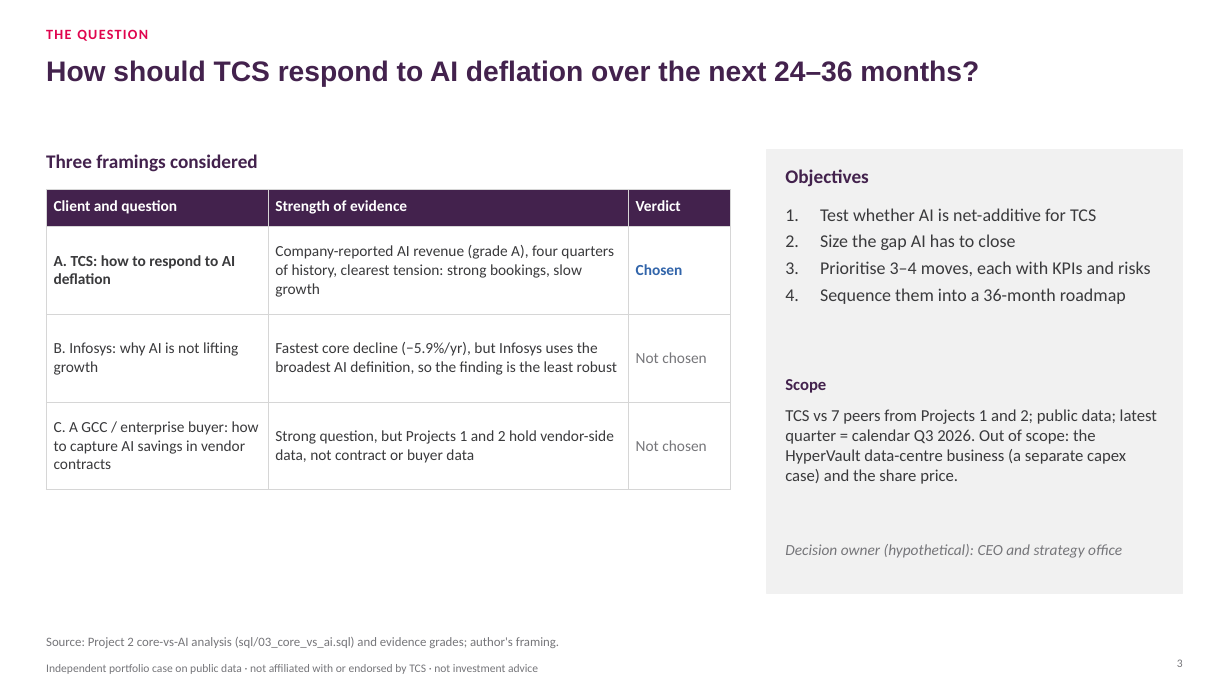
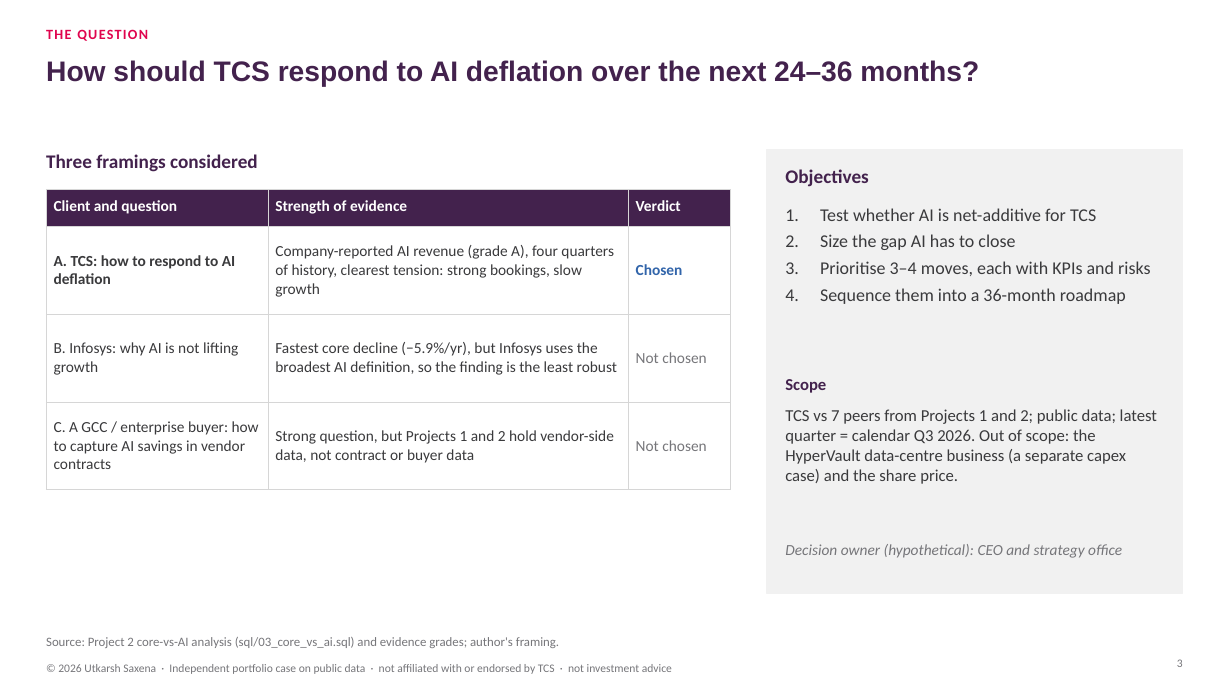
Before and after one commit to lokpriye96/ai-consulting-report-genai-services, a slide deck: slide 3 of outputs/TCS_AI_Deflation_Strategy.pptx. Drawn at 1232x693 pixels with LibreOffice and Linux fonts; fonts in the diff are those of the drawing. Boxes give left, top, right and bottom in pixels: in the first picture for what was removed or moved away, otherwise in the second. Text is boxed around its words. In the diff, an @@ line names an element or a change of style, - is before the commit and + after.

```diff
--- a/outputs/TCS_AI_Deflation_Strategy.pptx
+++ b/outputs/TCS_AI_Deflation_Strategy.pptx
@@ text at [58, 664, 672, 674]: text changed @@
-Independent portfolio case on public data · not affiliated with or endorsed by TCS · not investment advice
+© 2026 Utkarsh Saxena · Independent portfolio case on public data · not affiliated with or endorsed by TCS · not investment advice
```
Also in this commit, not shown: 12 other slides changed, 18 other files.
